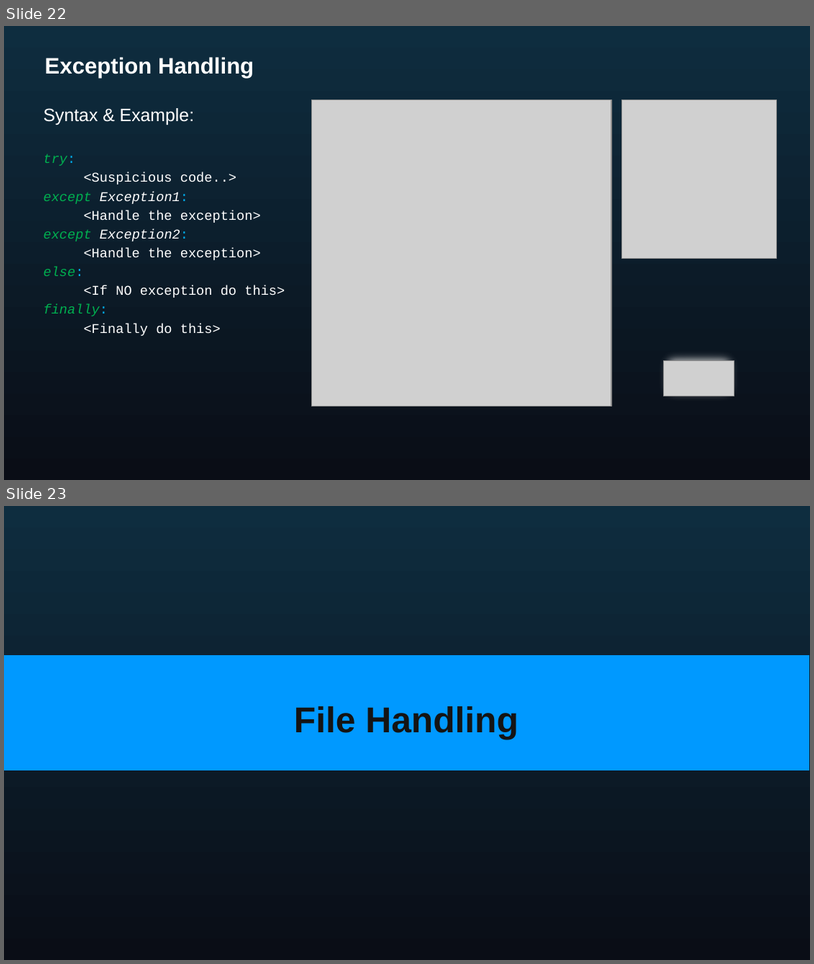
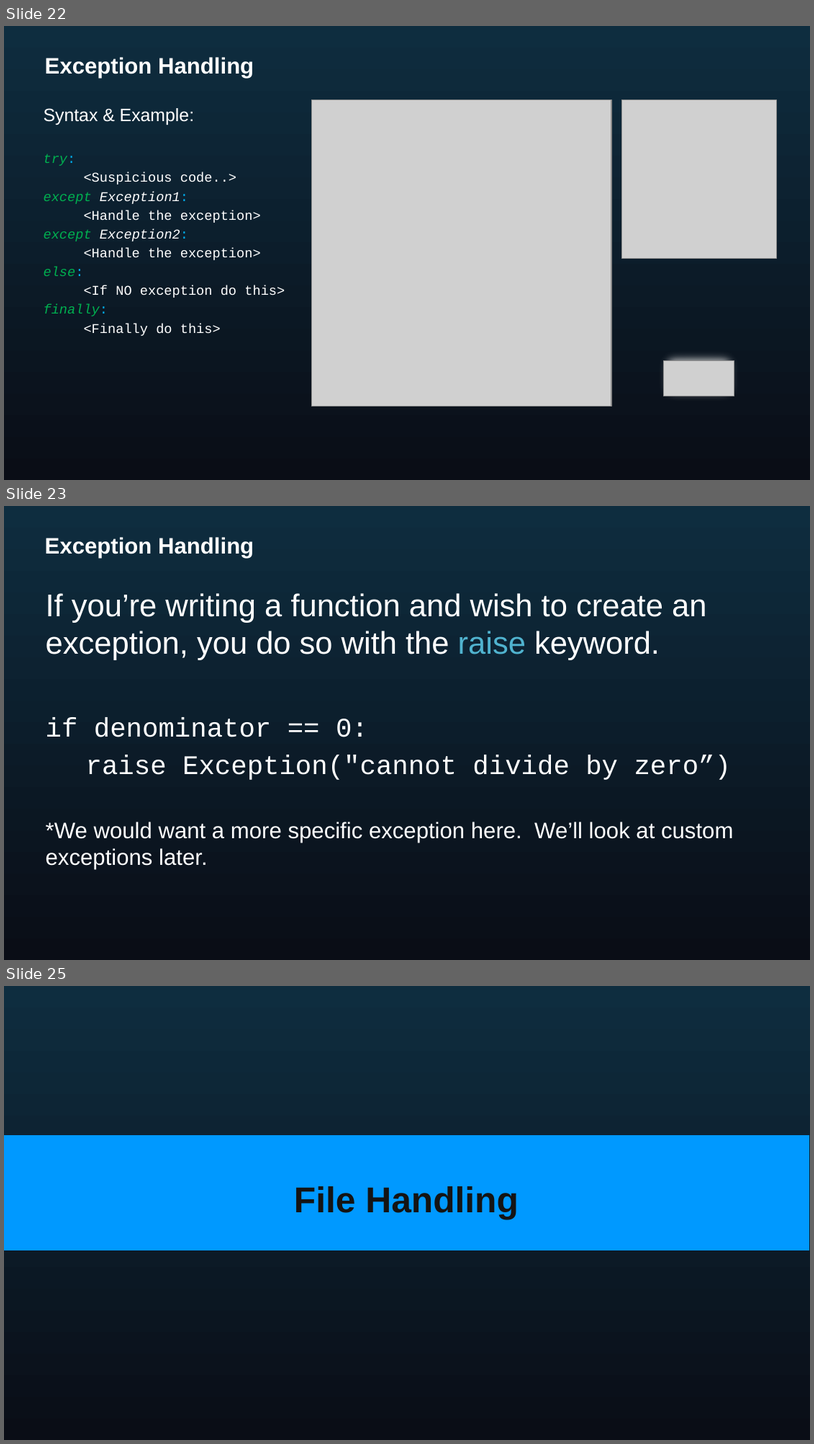
Before and after one commit to AcademyNATrainers/PythonJanuary2020, a slide deck: cts_python_practitioner_day2_v1_2019.pptx. Shown one above the other, each under a label of ours: slides 22 and 23 before the commit, slides 22, 23 and 25 after it; the slides between them are not shown. The pictures are 814x964 and 814x1444 pixels, drawn with LibreOffice and Linux fonts; fonts in the diff are those of the drawing; grey boxes stand for pictures; background and template pictures are left out. Boxes give left, top, right and bottom in pixels: in the first picture for what was removed or moved away, otherwise in the second. Text is boxed around its words. In the diff, an @@ line names an element or a change of style, - is before the commit and + after.

```diff
--- a/cts_python_practitioner_day2_v1_2019.pptx
+++ b/cts_python_practitioner_day2_v1_2019.pptx
@@ slide 23 added at [4,506,810,960], background gradient #0E2D3F to #0A0D16 @@
@@ title added at [45,537,254,559], 20 pt, text #FFFFFF, bold @@
+Exception Handling
@@ text added at [46,593,733,869], 28 pt, text #FFFFFF @@
+If you’re writing a function and wish to create an exception, you do so with the raise keyword.
+if denominator == 0:
+raise Exception("cannot divide by zero”)
+*We would want a more specific exception here. We’ll look at custom exceptions later.
@@ what was slide 23 is now slide 25 @@
```
Also in this commit, not shown: 1 slide changed, 1 other slide added, 1 slide removed, 7 other files.
